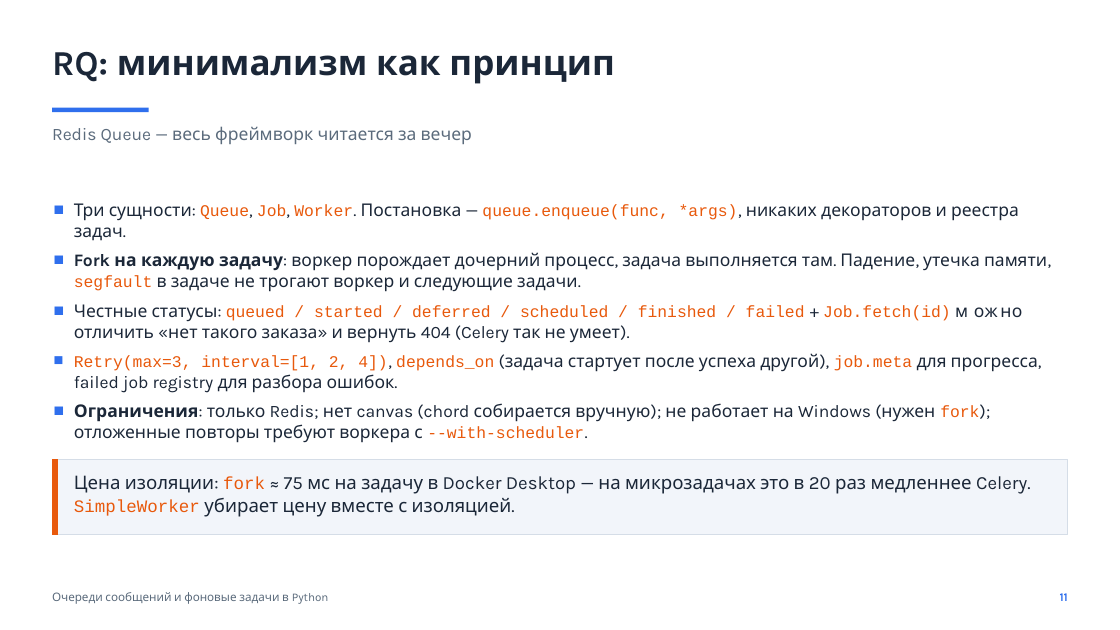
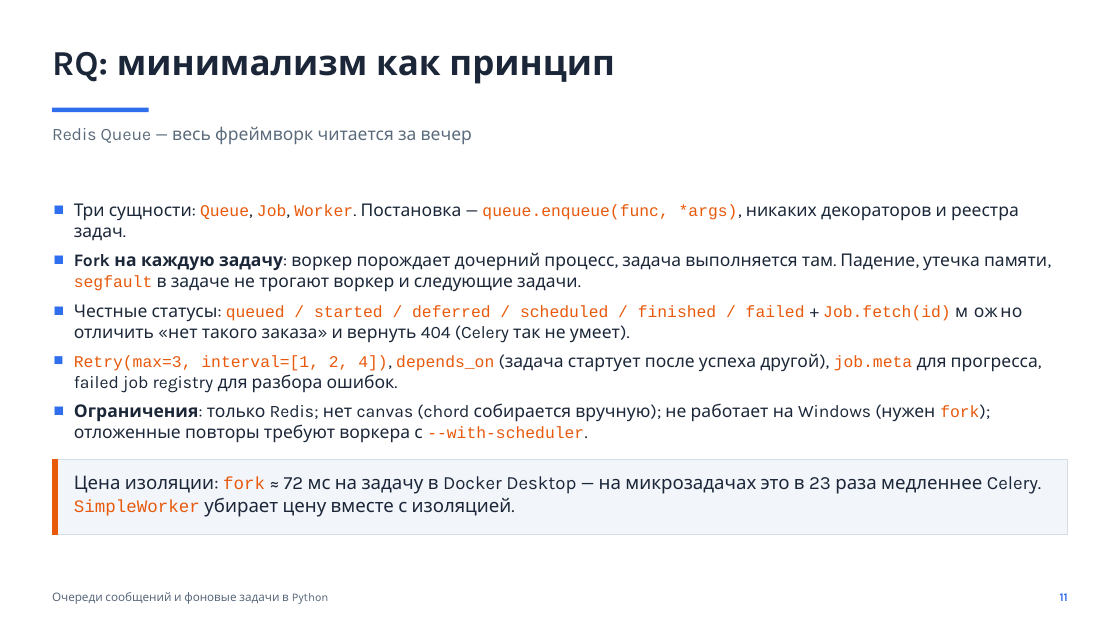
Before and after one commit to kirillkychkin/report-queue, a slide deck: slide 11 of slides/talk.pptx. Drawn at 1120x630 pixels with LibreOffice and Linux fonts; fonts in the diff are those of the drawing. Boxes give left, top, right and bottom in pixels: in the first picture for what was removed or moved away, otherwise in the second. Text is boxed around its words. In the diff, an @@ line names an element or a change of style, - is before the commit and + after.

```diff
--- a/slides/talk.pptx
+++ b/slides/talk.pptx
@@ text at (74,475,1041,517): text changed @@
-Цена изоляции: fork ≈ 75 мс на задачу в Docker Desktop — на микрозадачах это в 20 раз медленнее Celery. SimpleWorker убирает цену вместе с изоляцией.
+Цена изоляции: fork ≈ 72 мс на задачу в Docker Desktop — на микрозадачах это в 23 раза медленнее Celery. SimpleWorker убирает цену вместе с изоляцией.
```
Also in this commit, not shown: 4 other slides changed, 32 other files.
